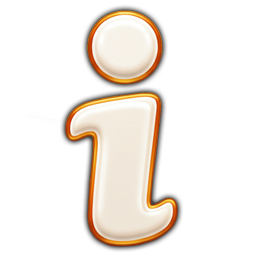
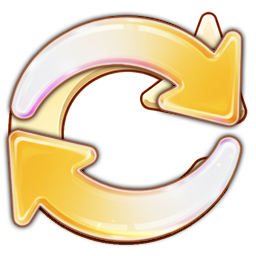
Two versions of the same layered image (256x256). Layer-by-layer changes:
added layer "Layer 5" above "Layer 4" over (7, 16, 242, 242)
hid "Layer 4" over (28, 10, 217, 247)
showed "Layer 3" over (8, 11, 248, 245)
